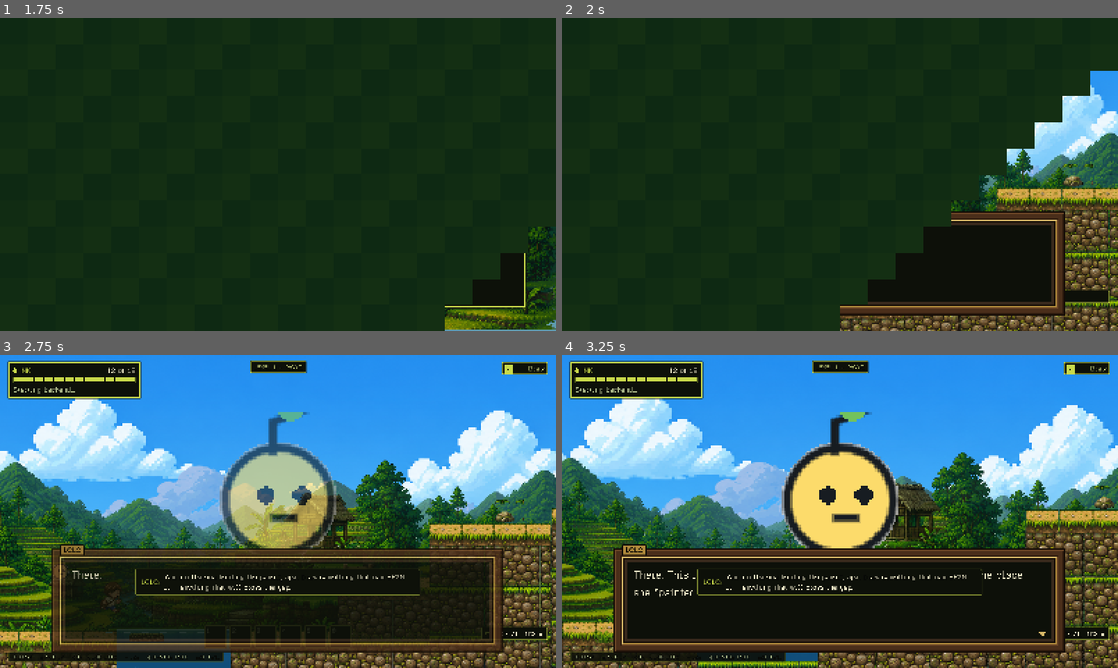
Above: before the commit, frames 1-4 (two rows, left to right).
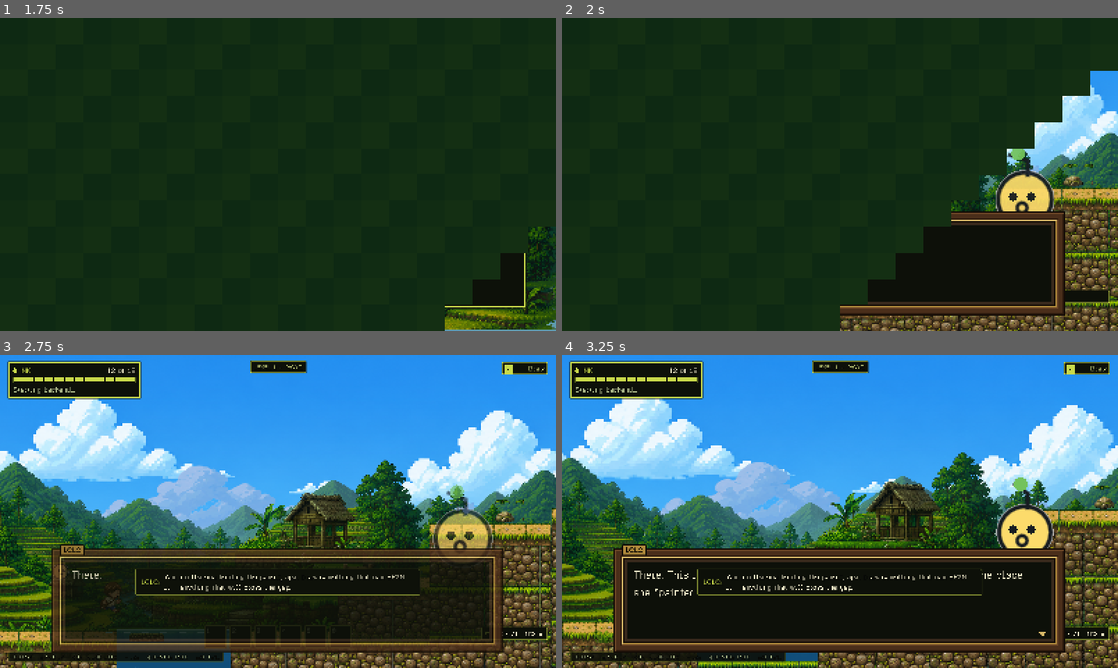
Above: after the commit, the same moments.

Repository: hyuuuan/OBRA
Game: Godot game, scene res://ui/main_menu.tscn
Two runs of this game, one before a commit and one after it. Both use one fixed random seed, a clock stepped at 60 frames per second and the inputs below.
Inputs (mouse positions are in pixels of both pictures, inside the frame that each line leads up to):
- Up to frame 1 (1.75 s): click "PLAY" at 0.5 s; click "LEVEL 1" at 1.25 s
- Up to frame 2 (2 s): no input
- Up to frame 3 (2.75 s): tap R (redraw) at 2 s; move the mouse to (400, 495) at 2.02 s; hold D (move_right) from 2.03 s (still down); hold R (redraw) from 2.03 s (still down); click (400, 495) at 2.17 s; tap Space (jump) at 2.27, 2.57 s
- Up to frame 4 (3.25 s): release D (move_right) at 2.75 s; release R (redraw) at 2.75 s; drag from (728, 527) to (734, 649) at 2.77 s

Frame 1 is identical in both runs. In frame 2, 1.3% of the frame differs, in the area x 78-89%, y 41-62%; in frame 3, 7.2%; in frame 4, 7.4%, in the area x 39-89%, y 18-62%.

Commit message:
Finish the other half of the portrait: Lolo
The apo's side was done -- her drawing comes out of the hero panel in the top-left
of the design sheet, 177x312 against the world sprite's 80x106, and it is a
different drawing rather than the same one enlarged: shading in the hair, folds in
the shirt. A dialogue portrait is the one place a game can afford detail the world
sprite has no room for, and the sheet had been carrying it unused for months.

Lolo's side was not done, and it showed. He has no design yet -- he is a
nineteen-unit ball with a leaf, drawn from primitives -- and he was being stretched
to fill the same box the apo's bust fills. What arrived on screen was a
four-hundred-pixel smooth yellow circle with two dots on it, taking up a sixth of
the frame. That is not a placeholder looking rough. That is a placeholder looking
like a bug, and it was the loudest thing in any scene he spoke in.

Three things fix it, and all three are about drawing him as what he is.

He is rendered at his OWN size into a small viewport and blown up with nearest
filtering, so his edges are chunky like everything else on screen instead of being
the only antialiased thing in the frame. The previous pass had this and then
undid it by sizing the viewport to the apo's portrait, with a comment explaining
that smooth was right beside a smooth portrait -- but the portrait is not smooth,
it is pixel art, and next to it he was the odd one out.

He is drawn SMALL, a little over half the bust's height, because he is a companion
who hovers at your shoulder and not a face filling the corner.

And he is sized and stood by his BODY rather than by his canvas. His frame has to
be mostly empty to hold the leaf above him and the soft shadow below without
clipping either, so measuring the frame put a small blob in the middle of a large
nothing -- the first attempt at this came out at a quarter of the intended size for
exactly that reason, because the scale floored to one. The ball's bottom is what
rests on the box's top rail now, and the shadow hangs behind the box where nobody
has to wonder what it is.

He also breathes. The bob runs at the rate lolo.gd uses in the world so the
portrait and the sprite standing behind it are in step, the mouth opens while his
line is up, and it keeps running while the tree is paused -- a memory overlay stops
the world, and a portrait frozen mid-breath under it reads as a hang.

Both faces share a baseline and a centre line, so a beat that hands the line from
one to the other swaps the picture without the reader having to go and find it.
They are no longer the same rectangle, though, so bust_rect reports whichever one
is actually up rather than always answering for the apo.

Give Lolo a real design and this whole branch goes away. It is still owed; see
CONTENT_NEEDED.md.

Diff:
--- a/game/scripts/dialogue_portrait.gd
+++ b/game/scripts/dialogue_portrait.gd
@@ -18,21 +18,64 @@
 ## rail to sit on, which is what a bust needs and what it did not have when the box was
 ## beside it.
 
-## Of the apo's 106-row frame: head, shoulders and hands, cut at the hip.
-const BUST_ROWS := 68
-const SOURCE_WIDTH := 80
-## How tall the bust stands on screen. Everything else is derived, so the portrait scales
-## by whole pixels and never lands the sprite on a half.
-const HEIGHT := 408.0
+## THE PORTRAIT IS ITS OWN DRAWING, not the world sprite enlarged.
+##
+## `apo_portrait.png` is cut by tools/build_art.py from the hero panel of the design sheet:
+## 177 x 312 against the world sprite's 80 x 106, and a different drawing rather than the
+## same one bigger -- shading in the hair, folds in the shirt. A dialogue portrait is the
+## one place a game can afford detail the world sprite has no room for, and this sheet had
+## been carrying it unused.
+const PORTRAIT := preload("res://assets/characters/apo/apo_portrait.png")
+## How much of the drawing is head, shoulders and hands, before the hip.
+const BUST_FRACTION := 0.62
+## How tall the bust stands on screen. Rounded DOWN to a whole multiple of the source, so
+## the drawing is never resampled onto a half pixel.
+const HEIGHT := 400.0
 ## How far the bust's cut edge sinks behind the box's top rail, so it stands ON the box
 ## rather than balancing above it.
-const OVERLAP := 18.0
-
-const APO_SHEET := preload("res://assets/characters/apo/apo_turnaround.png")
+const OVERLAP := 34.0
+## How far in from the right edge of the screen the bust stands.
+const INSET := 90.0
+
+## LOLO IS NOT A BUST AND MUST NOT BE DRAWN AS ONE.
+##
+## He has no design yet -- he is a 19-unit ball with a leaf, drawn from primitives in
+## lolo_figure.gd. Scaled to fill the apo's bust box he became a four-hundred-pixel
+## smooth yellow circle with two dots on it, which is not a placeholder looking rough,
+## it is a placeholder looking like a bug.
+##
+## Two things fix that and both are about honesty. He is rendered at his OWN size into a
+## small viewport and then blown up with nearest filtering, so his edges are chunky like
+## everything else on screen instead of being the only antialiased thing in the frame.
+## And he is drawn SMALL -- a little over half the bust's height -- because he is a
+## companion who hovers at your shoulder, not a face filling the corner. Give him a real
+## design and this whole branch goes away; see CONTENT_NEEDED.md.
+##
+## His own canvas, in the units lolo_figure.gd draws in. Tall enough for the leaf above
+## his head and the soft shadow below him -- the viewport clips, and half a shadow reads
+## as a bite taken out of him.
+const LOLO_FRAME := Vector2i(72, 112)
+## Where his origin sits in that canvas. He floats, so there is air underneath.
+const LOLO_ORIGIN := Vector2(36.0, 58.0)
+## Where he actually is inside that canvas, in the same units. Measured off
+## lolo_figure.gd: the leaf tip is nine above his origin plus the stem and the ball, and
+## the ball bottom is nineteen below it. THE FRAME IS MOSTLY EMPTY -- it has to be, to
+## hold the leaf and the soft shadow without clipping either -- so sizing and standing him
+## by the frame puts a small blob in the middle of a large nothing, which is exactly how
+## he came out the first time. Both are done off his BODY instead.
+const LOLO_BODY_TOP := 21.0
+const LOLO_BODY_BOTTOM := 77.0
+## How tall his body is next to the apo's bust.
+const LOLO_SHARE := 0.58
+## How fast he bobs while a line is up, in cycles per second. The same rate lolo.gd uses
+## in the world, so the portrait and the sprite behind it breathe together.
+const BOB_HZ := 0.55
 
 var _apo: TextureRect
 var _lolo: TextureRect
 var _lolo_viewport: SubViewport
+var _lolo_figure: Node2D
+var _bob: float = 0.0
 
 
 func _init() -> void:
@@ -41,12 +84,10 @@
 	visible = false
 	modulate.a = 0.0
 
-	# Frame 0 of the turnaround is the only front-facing view of the apo in the game, and
-	# a portrait that looks past the player rather than at them is a portrait of someone
-	# ignoring you.
 	var bust := AtlasTexture.new()
-	bust.atlas = APO_SHEET
-	bust.region = Rect2(0.0, 0.0, float(SOURCE_WIDTH), float(BUST_ROWS))
+	bust.atlas = PORTRAIT
+	bust.region = Rect2(0.0, 0.0, float(PORTRAIT.get_width()),
+		floorf(float(PORTRAIT.get_height()) * BUST_FRACTION))
 	_apo = TextureRect.new()
 	_apo.name = "Apo"
 	_apo.texture = bust
@@ -57,34 +98,22 @@
 	_apo.visible = false
 	add_child(_apo)
 
-	# Lolo has no design, so his portrait is the same placeholder that draws him in the
-	# world -- but RENDERED THROUGH A SMALL VIEWPORT and then blown up with nearest
-	# filtering, rather than drawn at portrait scale directly.
-	#
-	# Drawing him big draws him SMOOTH: his figure is circles and arcs, and a 400-pixel
-	# antialiased circle beside a 6-pixel-per-pixel sprite looks like a bug rather than a
-	# placeholder. Rasterising him at sprite size first makes him chunky in the same way
-	# everything around him is chunky. He is still a blob, and that is tracked as art the
-	# team owes -- see CONTENT_NEEDED.md.
 	_lolo_viewport = SubViewport.new()
 	_lolo_viewport.name = "LoloViewport"
-	_lolo_viewport.size = Vector2i(SOURCE_WIDTH, BUST_ROWS)
+	_lolo_viewport.size = LOLO_FRAME
 	_lolo_viewport.transparent_bg = true
 	_lolo_viewport.render_target_update_mode = SubViewport.UPDATE_ALWAYS
 	_lolo_viewport.disable_3d = true
 	add_child(_lolo_viewport)
 
-	var figure := Node2D.new()
-	figure.name = "Figure"
-	figure.set_script(load("res://scripts/lolo_figure.gd"))
-	# Centred in the viewport, sitting a little low so the leaf above his head is not cut.
-	# Lolo floats rather than stands, so he sits high in his frame with air beneath him --
-	# a hovering companion planted on the ground would be a different character.
-	# Sat low enough that the leaf above his head has room -- the viewport clips, and a
-	# cropped leaf reads as a stem growing out of nothing.
-	figure.position = Vector2(float(SOURCE_WIDTH) * 0.5, float(BUST_ROWS) * 0.62)
-	figure.scale = Vector2(1.35, 1.35)
-	_lolo_viewport.add_child(figure)
+	_lolo_figure = Node2D.new()
+	_lolo_figure.name = "Figure"
+	_lolo_figure.set_script(load("res://scripts/lolo_figure.gd"))
+	_lolo_figure.position = LOLO_ORIGIN
+	# He faces LEFT here, back toward the text and the player, rather than off the edge of
+	# the screen he is standing at the right of.
+	_lolo_figure.set(&"facing", -1.0)
+	_lolo_viewport.add_child(_lolo_figure)
 
 	_lolo = TextureRect.new()
 	_lolo.name = "Lolo"
@@ -98,13 +127,33 @@
 
 
 func _ready() -> void:
+	# The bob has to keep going while the tree is paused: a memory overlay stops the world
+	# and a portrait that freezes mid-breath underneath it looks like the game hung.
+	process_mode = Node.PROCESS_MODE_ALWAYS
+	set_process(false)
 	get_viewport().size_changed.connect(_relayout)
+
+
+## Lolo breathes while his line is up, at the rate lolo.gd bobs him in the world, so the
+## portrait and the sprite it is standing in front of are in step rather than beating
+## against each other. Only ever running while he is the one showing -- the apo's portrait
+## is a still drawing and there is nothing here for it to do.
+func _process(delta: float) -> void:
+	if _lolo_figure == null or not is_instance_valid(_lolo_figure):
+		return
+	_bob = fmod(_bob + delta * BOB_HZ, 1.0)
+	_lolo_figure.set(&"bob", _bob)
+	_lolo_figure.queue_redraw()
 
 
 func show_for(speaker: String) -> void:
 	var is_lolo := speaker == Lolo.SPEAKER
 	_lolo.visible = is_lolo
 	_apo.visible = not is_lolo
+	# The open mouth is the whole of his expression, and this is the one place in the game
+	# where something is unambiguously being said out loud.
+	_lolo_figure.set(&"talking", is_lolo)
+	set_process(is_lolo)
 	_relayout()
 	if visible:
 		return
@@ -114,13 +163,19 @@
 	appear.tween_property(self, "modulate:a", 1.0, 0.18)
 
 
-## Where the bust is standing. Both faces share it, so which one is showing does not
-## change the answer.
+## Where the speaker's picture actually is, whichever of them is up. The two are NOT the
+## same rectangle any more -- they share a baseline and a centre line, but Lolo is drawn
+## at a little over half the apo's height, so a caller measuring the portrait has to be
+## told which one it got.
 func bust_rect() -> Rect2:
-	return Rect2(_apo.position, _apo.size)
+	var showing := _lolo if _lolo.visible else _apo
+	return Rect2(showing.position, showing.size)
 
 
 func hide_portrait() -> void:
+	set_process(false)
+	if _lolo_figure != null and is_instance_valid(_lolo_figure):
+		_lolo_figure.set(&"talking", false)
 	if not visible:
 		return
 	var fade := create_tween()
@@ -129,20 +184,43 @@
 	fade.tween_callback(func() -> void: visible = false)
 
 
-## Both portraits stand on the same baseline and at the same size, so a beat that changes
-## speaker swaps the face without moving the head.
+## The apo's drawing, cropped at the hip. This is the bust the layout is measured from;
+## Lolo is then fitted against the result rather than against the screen, so the two stay
+## in proportion to each other whatever the window is doing.
+func _source_size() -> Vector2i:
+	return Vector2i(PORTRAIT.get_width(),
+		int(floorf(float(PORTRAIT.get_height()) * BUST_FRACTION)))
+
+
 func _relayout() -> void:
 	var view := get_viewport_rect().size
-	var scale := maxf(1.0, floorf(HEIGHT / float(BUST_ROWS)))
-	var width := float(SOURCE_WIDTH) * scale
-	var height := float(BUST_ROWS) * scale
+	var source := _source_size()
+	var scale := maxf(1.0, floorf(HEIGHT / float(source.y)))
+	var width := float(source.x) * scale
+	var height := float(source.y) * scale
 	# The box's own top rail is the shelf the bust stands on.
 	var box_top := view.y - DialogueBox.LIFT - DialogueBox.BOX.y
+	# To the RIGHT of the box rather than over the middle of it. The plaque naming the
+	# speaker is at the box's top left, so putting the face at the other end spreads the
+	# two things that identify who is talking instead of stacking them.
 	var rect := Rect2(
-		Vector2(floorf((view.x - width) * 0.5), floorf(box_top + OVERLAP - height)),
+		Vector2(floorf(view.x - INSET - width), floorf(box_top + OVERLAP - height)),
 		Vector2(width, height))
 
 	_apo.position = rect.position
 	_apo.size = rect.size
-	_lolo.position = rect.position
-	_lolo.size = rect.size
+
+	# Lolo, fitted to his own frame rather than stretched into the apo's. Whole multiples
+	# only: he is upscaled with nearest filtering, and a fractional one doubles some of his
+	# pixels and not others, which on a figure made of circles reads as a dent.
+	var body := LOLO_BODY_BOTTOM - LOLO_BODY_TOP
+	var lolo_scale := maxf(1.0, roundf(rect.size.y * LOLO_SHARE / body))
+	var lolo_size := Vector2(float(LOLO_FRAME.x) * lolo_scale, float(LOLO_FRAME.y) * lolo_scale)
+	# Same baseline, same centre line. A beat that hands the line from one of them to the
+	# other should swap the picture without the reader's eye having to go and find it.
+	# Stood on the BALL rather than on the bottom of the canvas, so what rests on the box's
+	# rail is Lolo and not the empty strip his shadow lives in.
+	_lolo.position = Vector2(
+		floorf(rect.position.x + (rect.size.x - lolo_size.x) * 0.5),
+		floorf(rect.end.y - LOLO_BODY_BOTTOM * lolo_scale))
+	_lolo.size = lolo_size
Binary file added: game/assets/characters/apo/apo_portrait.png
Not shown, added: game/assets/characters/apo/apo_portrait.png.import
Not shown, changed: tools/build_art.py
